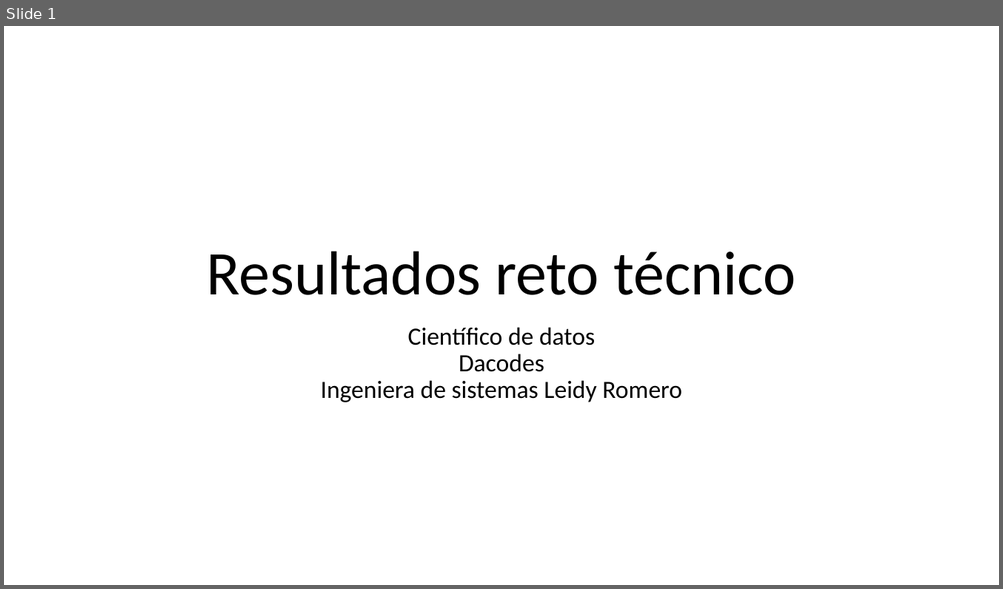
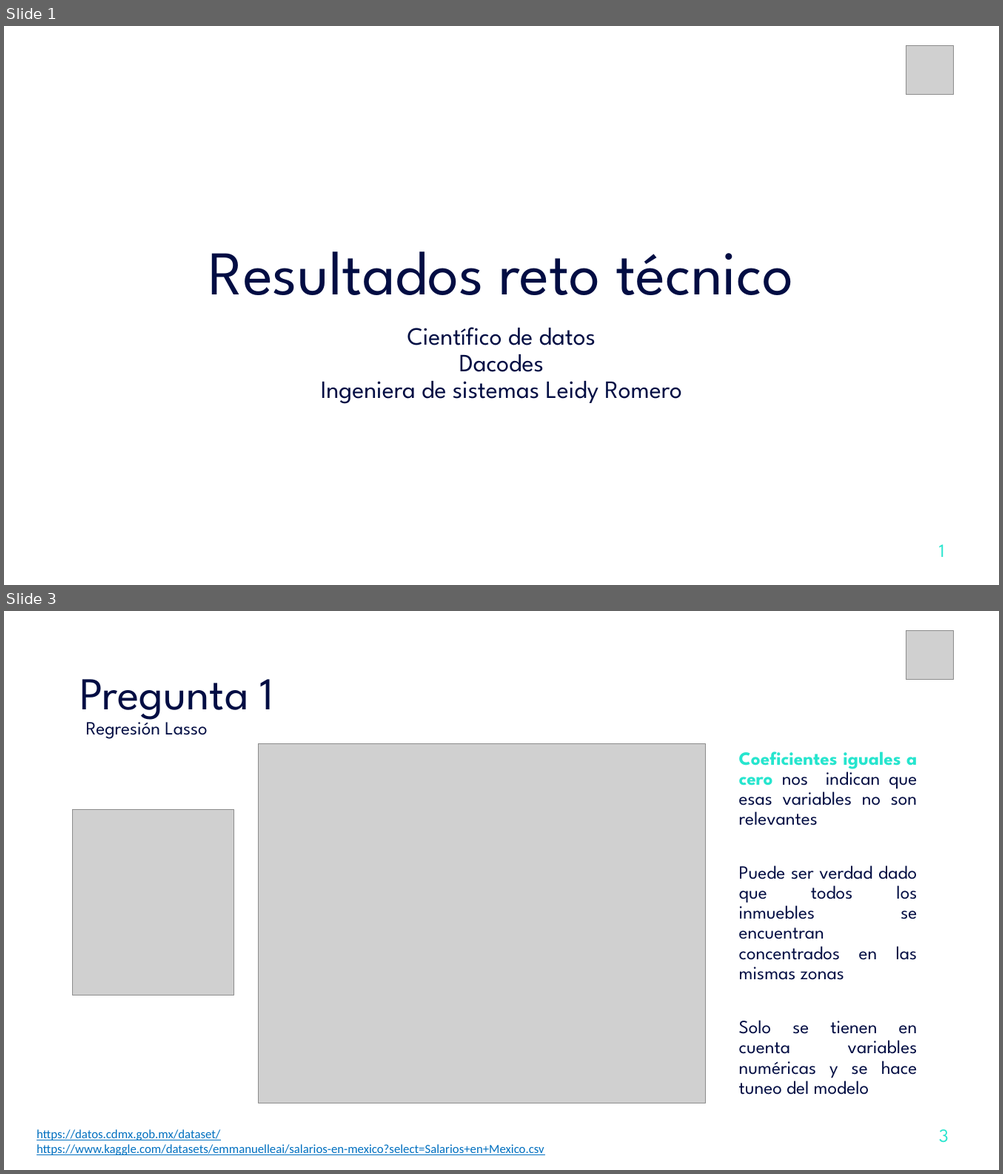
Before and after one commit to LeidyRomero/dacodes_reto, a slide deck: Presentacion corporativa.pptx. Shown one above the other, each under a label of ours: slide 1 before the commit, slides 1 and 3 after it; the slides between them are not shown. The pictures are 1003x589 and 1003x1174 pixels, drawn with LibreOffice and Linux fonts; fonts in the diff are those of the drawing; grey boxes stand for pictures. Boxes give left, top, right and bottom in pixels: in the first picture for what was removed or moved away, otherwise in the second. Text is boxed around its words. In the diff, an @@ line names an element or a change of style, - is before the commit and + after.

```diff
--- a/Presentacion corporativa.pptx
+++ b/Presentacion corporativa.pptx
@@ slide 3 added at <box>4,611,999,1170</box>, background #FFFFFF @@
@@ picture added at <box>905,630,953,680</box> @@
@@ title added at <box>79,679,274,723</box>, 44 pt, text #020D43 @@
+Pregunta 1
@@ text added at <box>86,715,207,739</box>, 18 pt, text #020D43 @@
+Regresión Lasso
@@ picture added at <box>259,743,706,1103</box> @@
@@ text added at <box>739,752,916,826</box>, 18 pt, text #020D43 @@
+Coeficientes iguales a cero nos indican que esas variables no son relevantes
@@ picture added at <box>73,809,234,996</box> @@
@@ text added at <box>739,866,917,980</box>, 18 pt, text #020D43 @@
+Puede ser verdad dado que todos los inmuebles se encuentran concentrados en las mismas zonas
@@ text added at <box>739,1020,917,1095</box>, 18 pt, text #020D43 @@
+Solo se tienen en cuenta variables numéricas y se hace tuneo del modelo
@@ text added at <box>37,1130,544,1156</box>, 12 pt, text #0070C0, underline @@
+https://datos.cdmx.gob.mx/dataset/
+https://www.kaggle.com/datasets/emmanuelleai/salarios-en-mexico?select=Salarios+en+Mexico.csv
@@ text added at <box>939,1130,948,1143</box>, 18 pt, text #26E5CE @@
+3
@@ slide 1 changed as well @@
@@ picture added at <box>905,45,953,95</box> @@
@@ title "Resultados reto técnico" at <box>209,252,793,295</box>: font Calibri to League Spartan, text colour #000000 to #020D43 @@
@@ subtitle "Científico de datos Dacodes Ingeniera ..." at <box>321,327,681,404</box>: font Calibri to League Spartan, text colour #000000 to #020D43 @@
@@ text added at <box>939,545,945,557</box>, 18 pt, text #26E5CE @@
+1
```
Also in this commit, not shown: 2 other slides changed, 4 other slides added, 2 slides removed.
